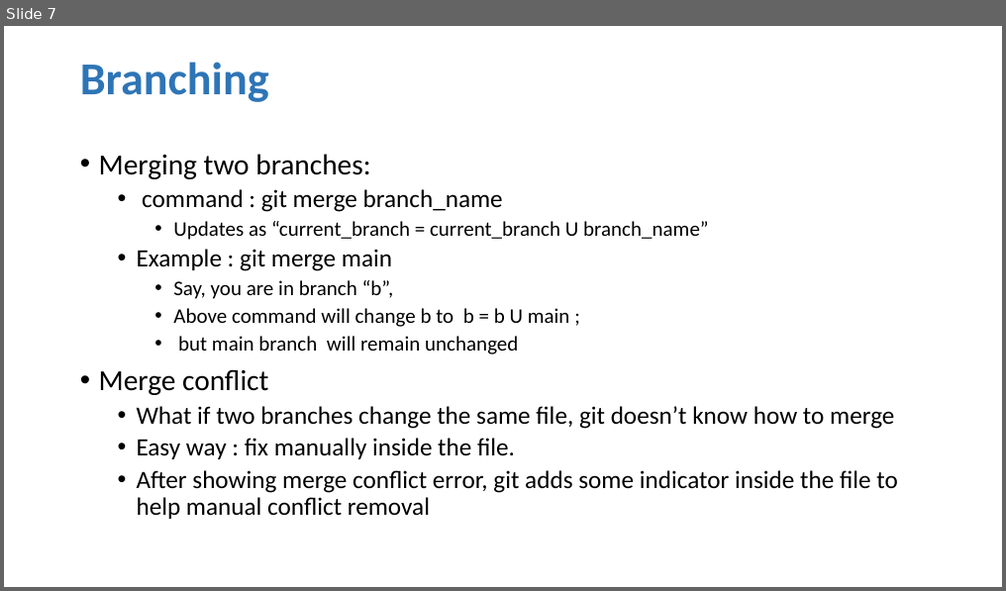
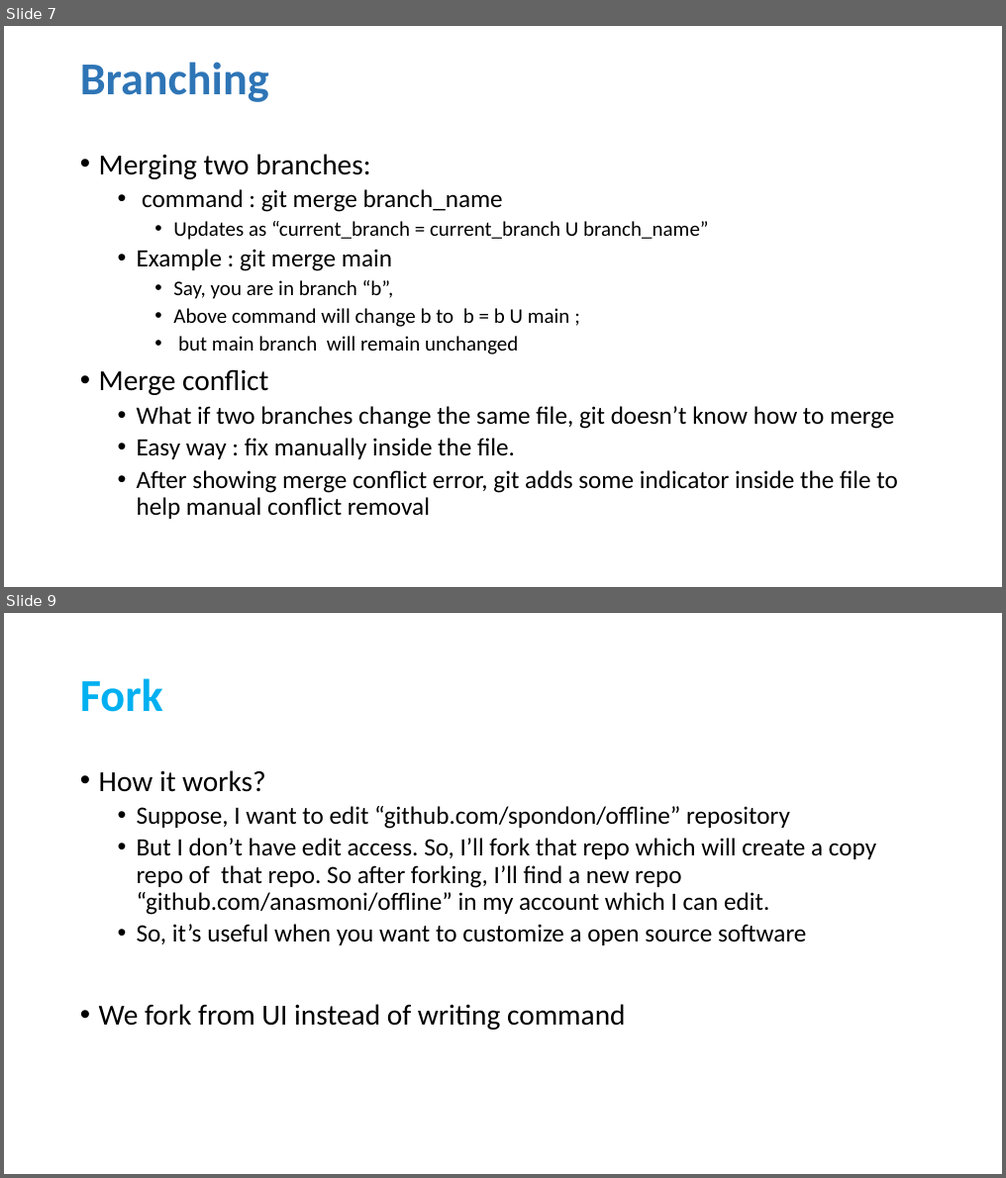
Before and after one commit to anasmoni/Learning-Git, a slide deck: My_Notes.pptx. Shown one above the other, each under a label of ours: slide 7 before the commit, slides 7 and 9 after it; the slides between them are not shown. The pictures are 1006x591 and 1006x1178 pixels, drawn with LibreOffice and Linux fonts; fonts in the diff are those of the drawing. Boxes give left, top, right and bottom in pixels: in the first picture for what was removed or moved away, otherwise in the second. Text is boxed around its words. In the diff, an @@ line names an element or a change of style, - is before the commit and + after.

```diff
--- a/My_Notes.pptx
+++ b/My_Notes.pptx
@@ slide 9 added at bbox=[4, 613, 1002, 1174], background #FFFFFF @@
@@ title added at bbox=[80, 678, 163, 712], 44 pt, text #00B0F0, bold @@
+Fork
@@ text added at bbox=[99, 770, 876, 1030], 24 pt, text #000000 @@
+• How it works?
+  • Suppose, I want to edit “github.com/spondon/offline” repository
+  • But I don’t have edit access. So, I’ll fork that repo which will create a copy repo of that repo. So after forking, I’ll find a new repo “github.com/anasmoni/offline” in my account which I can edit.
+  • So, it’s useful when you want to customize a open source software
+• We fork from UI instead of writing command
```
Also in this commit, not shown: 1 other slide added.
